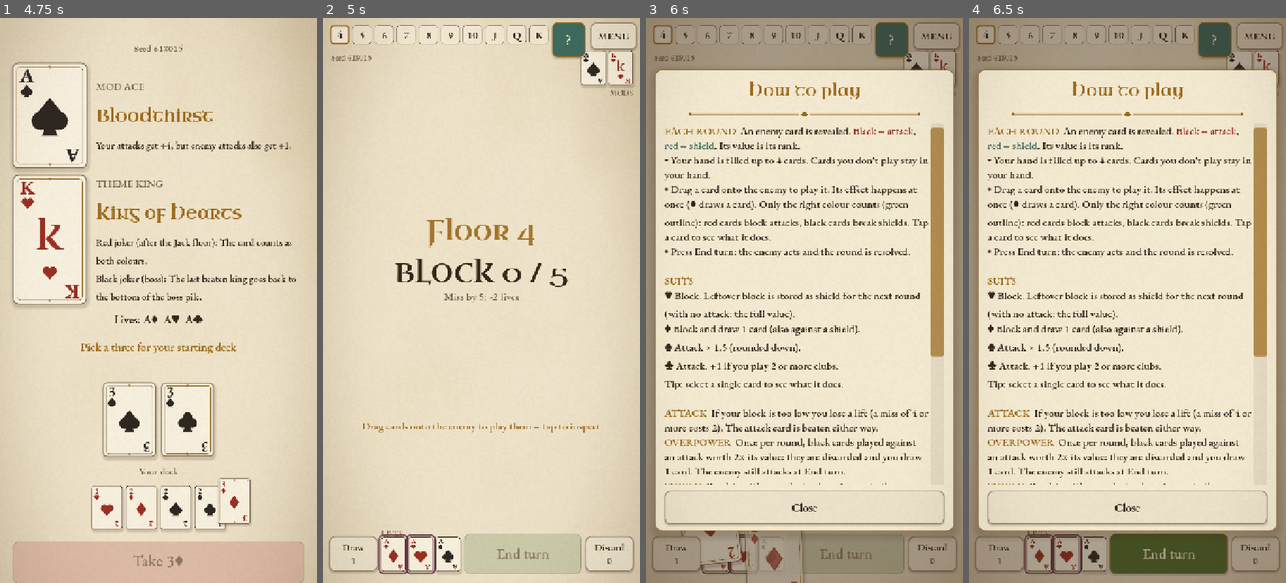
Above: before the commit, frames 1-4 (left to right).
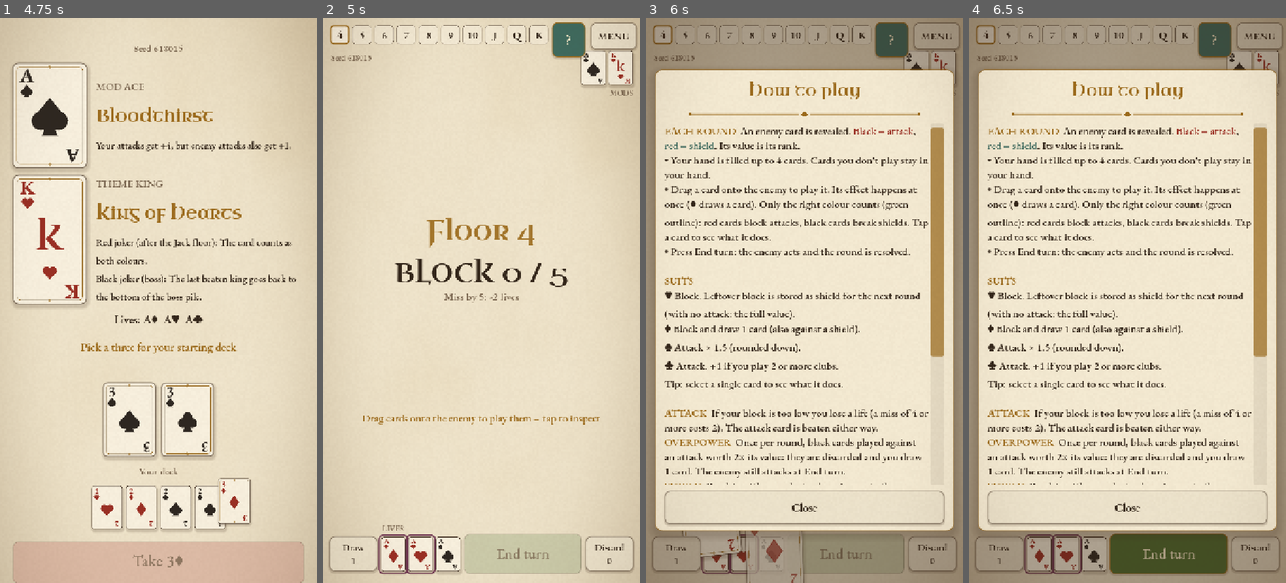
Above: after the commit, the same moments.

Repository: Tegeltorn/RogueCards
Game: Godot game, scene res://ui/main.tscn
Two runs of this game, one before a commit and one after it. Both use one fixed random seed, a clock stepped at 60 frames per second and the inputs below.
Inputs (mouse positions are in pixels of both pictures, inside the frame that each line leads up to):
- Up to frame 1 (4.75 s): click (126, 390) at 0.52 s; type "12" at 0.6 s; click "New run" at 1.25 s; drag from (50, 114) to (190, 176) at 2.02 s; drag from (50, 238) to (142, 413) at 2.77 s; move the mouse to (101, 419) at 3.52 s; click (101, 419) at 3.67 s; click "Take 3♦" at 4.25 s
- Up to frame 2 (5 s): no input
- Up to frame 3 (6 s): click "?" at 5 s; click "Draw 1" at 5.75 s
- Up to frame 4 (6.5 s): no input

Frame 1 is identical in both runs. In frame 2, 0.6% of the frame differs, in the area x 12-88%, y 70-92%; in frame 3, 0.5%; in frame 4, less than 0.1%.

Commit message:
Combat: keep the LIVES caption clear of the aces and the hand
Co-Authored-By: Claude Opus 5.5 <noreply@anthropic.com>
Claude-Session: https://claude.ai/code/session_01HcWJPvzAPmQdnkfv9roeo1

Diff:
--- a/ui/screens/combat.gd
+++ b/ui/screens/combat.gd
@@ -291,15 +291,17 @@
 	var by := H - 106
 	# Lives sit in the bottom bar between the draw pile and the main button.
 	_lives_box.position = Vector2(132, by + 2)
-	_lives_caption.position = Vector2(132, by - 22)
-	_lives_caption.size = Vector2(180, 22)
+	# Caption sits clear of the sacrifice highlight drawn around the aces (it grows ~9 px outside them).
+	_lives_caption.position = Vector2(134, by - 33)
+	_lives_caption.size = Vector2(180, 24)
+	_lives_caption.vertical_alignment = VERTICAL_ALIGNMENT_BOTTOM
 	_draw_btn.position = Vector2(14, by)
 	_disc_btn.position = Vector2(W - 124, by)
 	# Bottom bar: Draw | lives | Play | End turn | Discard
 	var lives_w := 132.0 + maxi(3, _e.state.max_lives if _e else 3) * (MINI.x + 6)
 	_main_btn.position = Vector2(lives_w + 2, by - 6)
 	_main_btn.size = Vector2(W - 124 - 8 - lives_w - 2, 92)
-	var hy := by - HAND_CARD.y - 40
+	var hy := by - HAND_CARD.y - 58
 	_hand_layer.position = Vector2(0, hy)
 	_hand_layer.size = Vector2(W, HAND_CARD.y)
 	_hint_label.position = Vector2(0, hy - 46)
